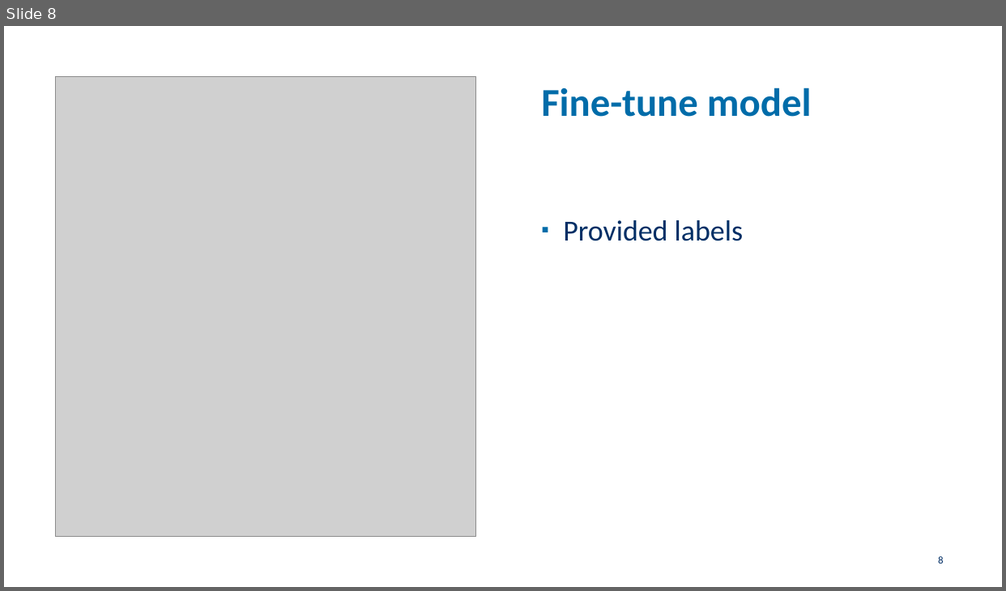
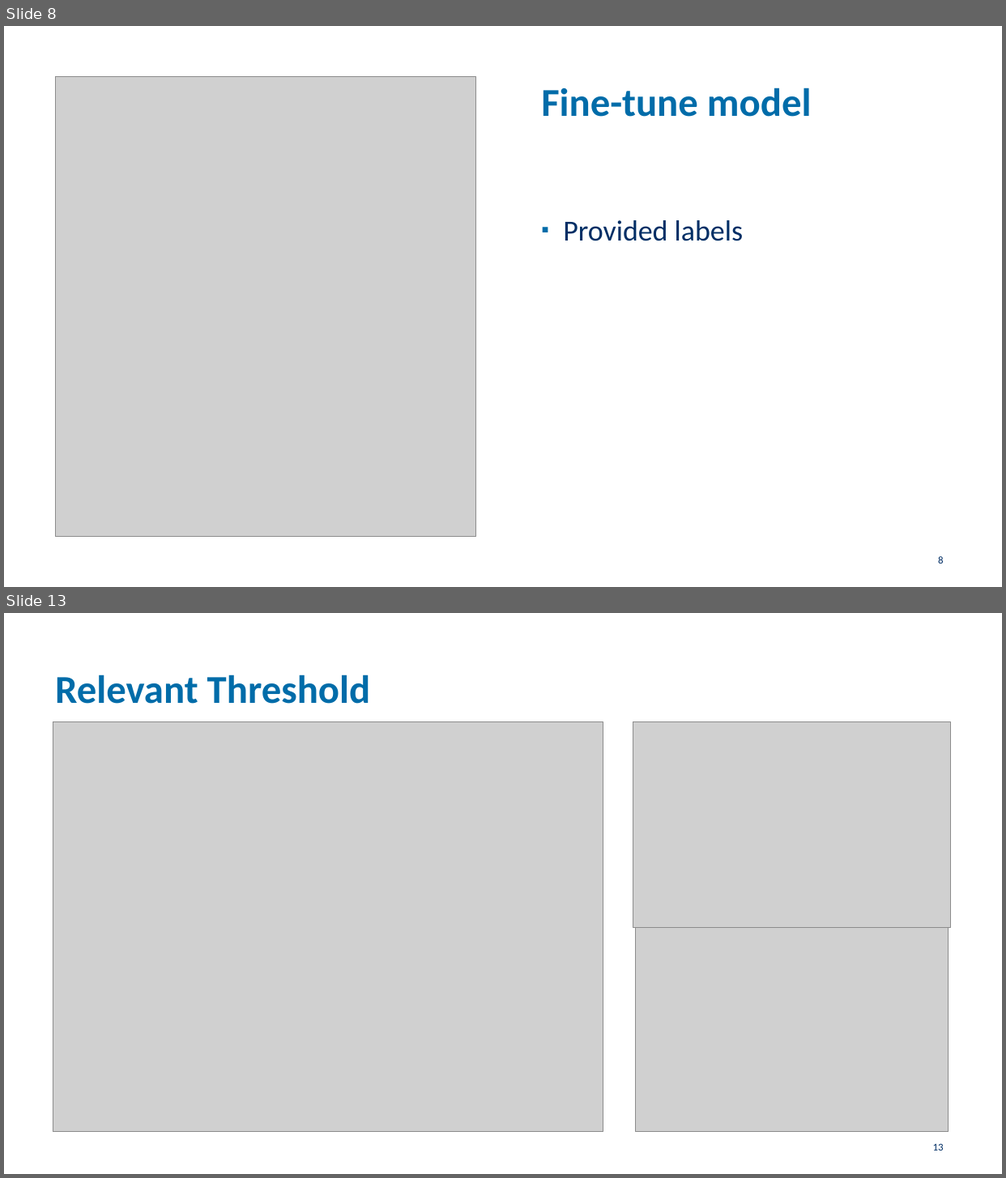
Before and after one commit to arnodeceuninck/neural-retrieval-bert, a slide deck: Information Retrieval.pptx. Shown one above the other, each under a label of ours: slide 8 before the commit, slides 8 and 13 after it; the slides between them are not shown. The pictures are 1006x591 and 1006x1178 pixels, drawn with LibreOffice and Linux fonts; fonts in the diff are those of the drawing; grey boxes stand for pictures; background and template pictures are left out. Boxes give left, top, right and bottom in pixels: in the first picture for what was removed or moved away, otherwise in the second. Text is boxed around its words. In the diff, an @@ line names an element or a change of style, - is before the commit and + after.

```diff
--- a/Information Retrieval.pptx
+++ b/Information Retrieval.pptx
@@ slide 13 added at bbox=[4, 613, 1002, 1174], background #FFFFFF @@
@@ title added at bbox=[55, 675, 371, 704], 38 pt, text #006CA9, bold @@
+Relevant Threshold
@@ picture added at bbox=[53, 722, 603, 1131] @@
@@ picture added at bbox=[633, 722, 950, 927] @@
@@ picture added at bbox=[635, 927, 948, 1131] @@
@@ page number added at bbox=[933, 1144, 944, 1151], 10 pt, text #002E65 @@
+13
```
Also in this commit, not shown: 1 slide changed, 7 other slides added, 2 slides removed.
